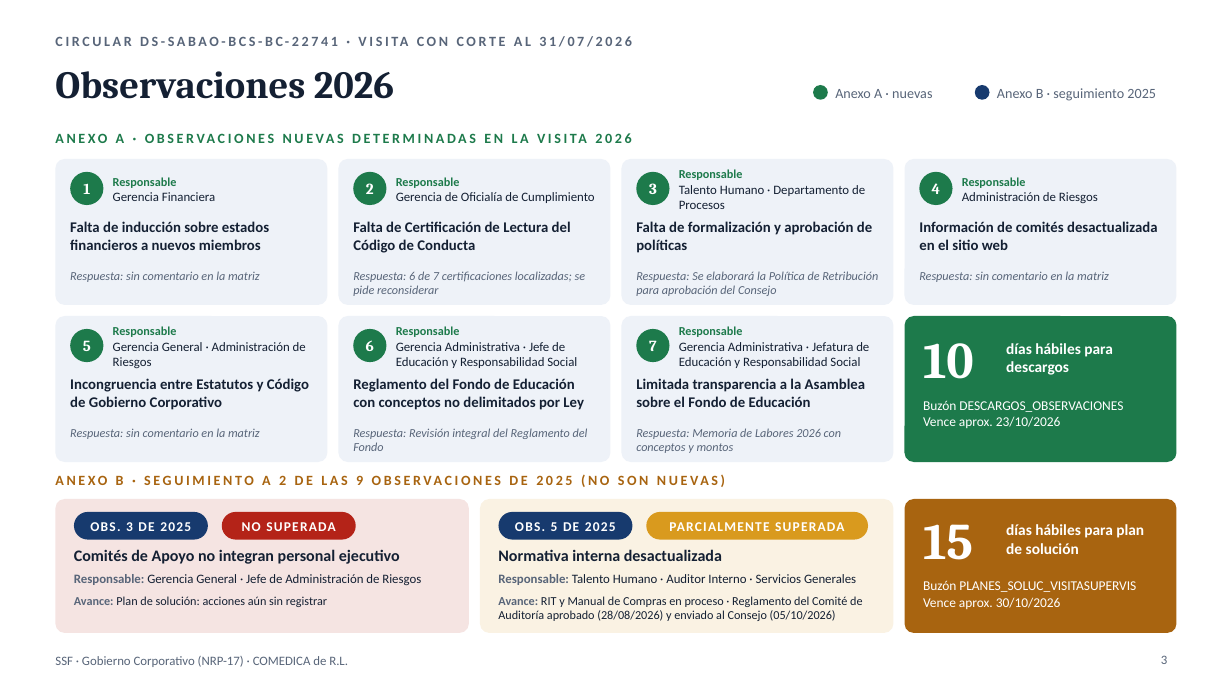
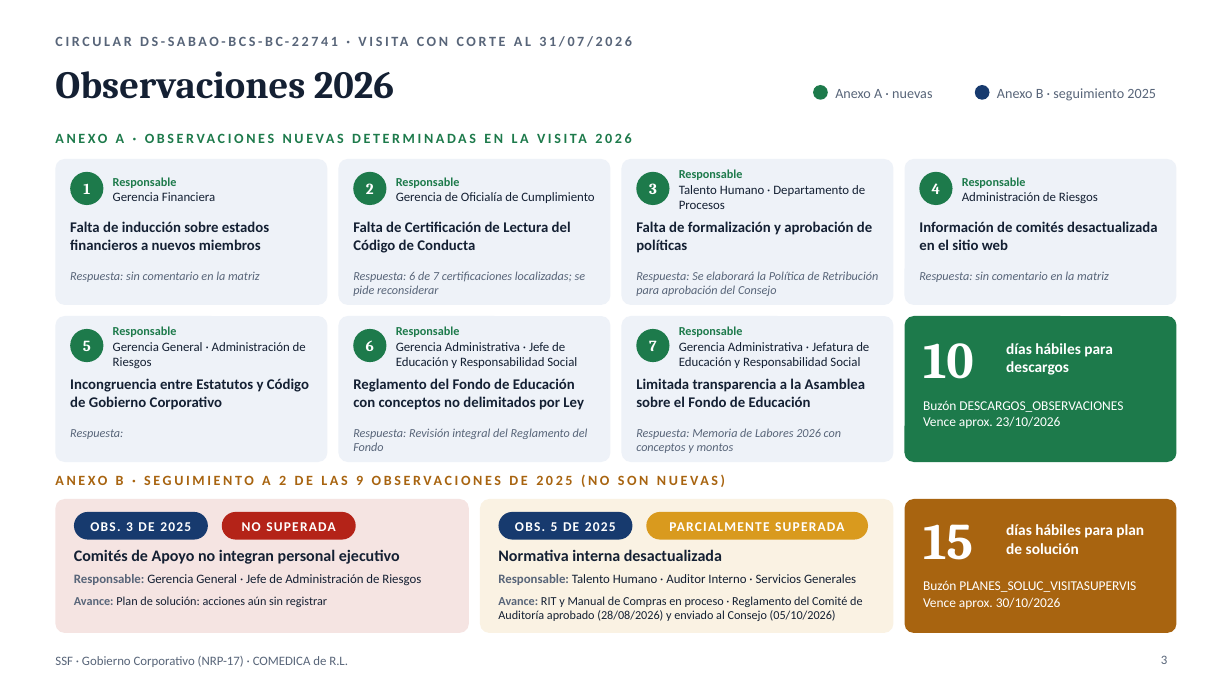
Before and after one commit to menjivar201280/riesgo, a slide deck: slide 3 of supervision-gobierno-corporativo/Supervision_GC_SSF_COMEDICA_2025-2026.pptx. Drawn at 1232x693 pixels with LibreOffice and Linux fonts; fonts in the diff are those of the drawing. Boxes give left, top, right and bottom in pixels: in the first picture for what was removed or moved away, otherwise in the second. Text is boxed around its words. In the diff, an @@ line names an element or a change of style, - is before the commit and + after.

```diff
--- a/supervision-gobierno-corporativo/Supervision_GC_SSF_COMEDICA_2025-2026.pptx
+++ b/supervision-gobierno-corporativo/Supervision_GC_SSF_COMEDICA_2025-2026.pptx
@@ text at (x1=70, y1=429, x2=123, y2=439): text changed @@
-Respuesta: sin comentario en la matriz
+Respuesta:
```
Also in this commit, not shown: 1 other slide changed.
